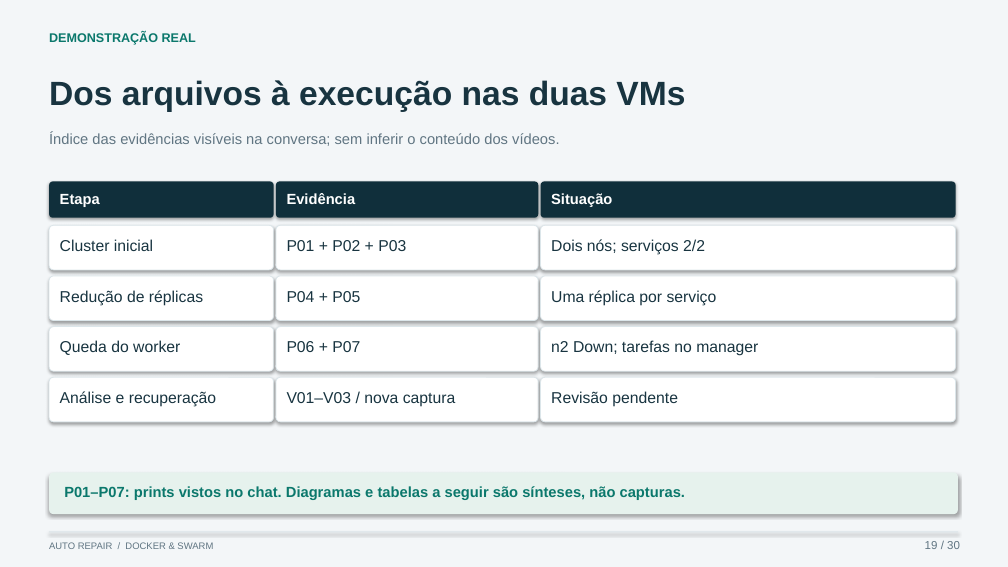
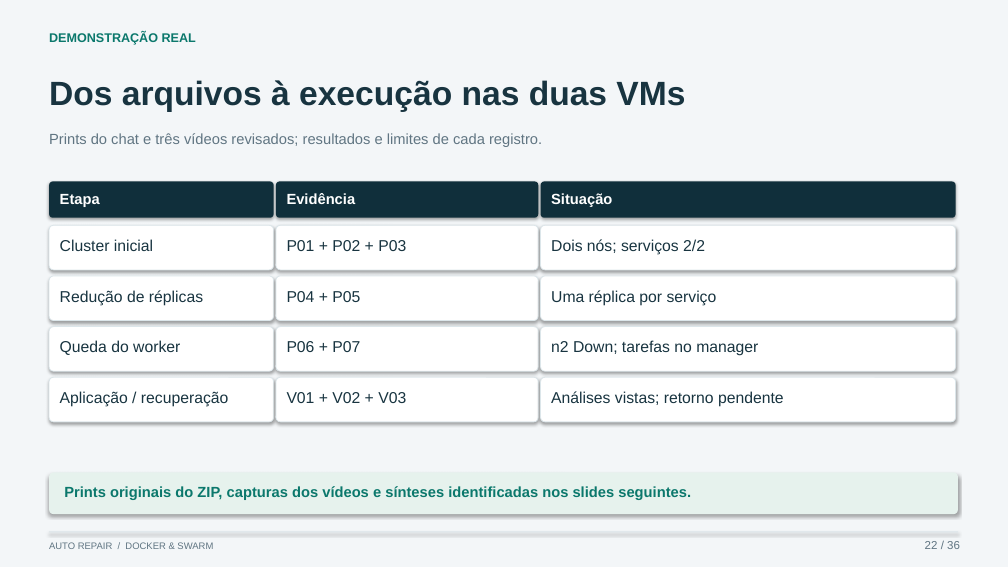
Before and after one commit to KaykyMatos845/auto-repair-budget-agent, a slide deck: slide 22 of public/auto-repair-apresentacao-demonstracao.pptx (slide 19 before the commit). Drawn at 1008x567 pixels with LibreOffice and Linux fonts; fonts in the diff are those of the drawing. Boxes give left, top, right and bottom in pixels: in the first picture for what was removed or moved away, otherwise in the second. Text is boxed around its words. In the diff, an @@ line names an element or a change of style, - is before the commit and + after.

```diff
--- a/public/auto-repair-apresentacao-demonstracao.pptx
+++ b/public/auto-repair-apresentacao-demonstracao.pptx
@@ text at [49,133,542,147]: text changed @@
-Índice das evidências visíveis na conversa; sem inferir o conteúdo dos vídeos.
+Prints do chat e três vídeos revisados; resultados e limites de cada registro.
@@ text at [60,391,228,407]: text changed @@
-Análise e recuperação
+Aplicação / recuperação
@@ text at [287,392,406,403]: text changed @@
-V01–V03 / nova captura
+V01 + V02 + V03
@@ text at [551,391,784,407]: text changed @@
-Revisão pendente
+Análises vistas; retorno pendente
@@ text at [64,486,691,500]: text changed @@
-P01–P07: prints vistos no chat. Diagramas e tabelas a seguir são sínteses, não capturas.
+Prints originais do ZIP, capturas dos vídeos e sínteses identificadas nos slides seguintes.
@@ text at [925,541,960,549]: text changed @@
-19 / 30
+22 / 36
```
Also in this commit, not shown: 29 other slides changed, 6 slides added, 17 other files.
